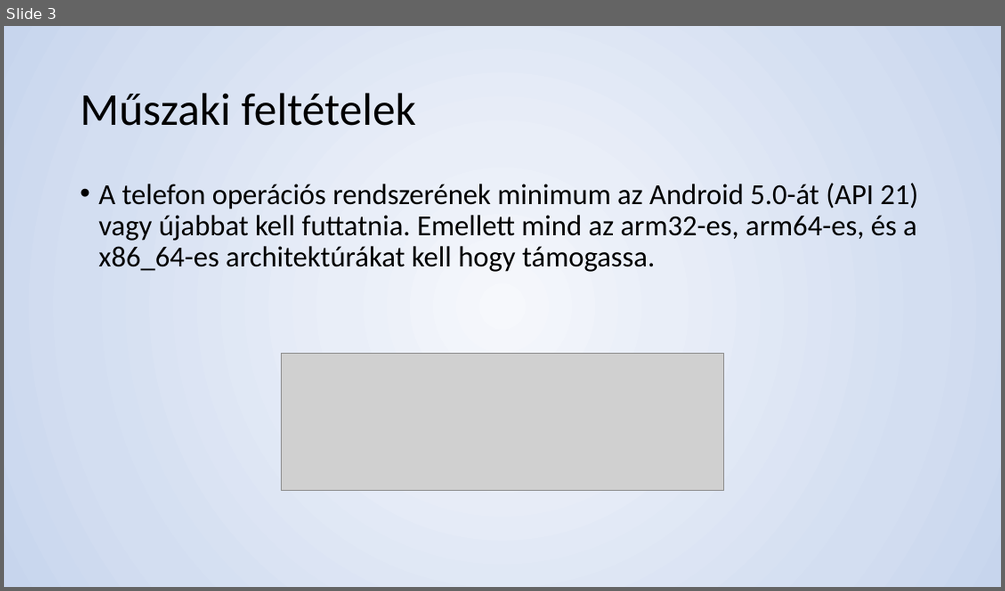
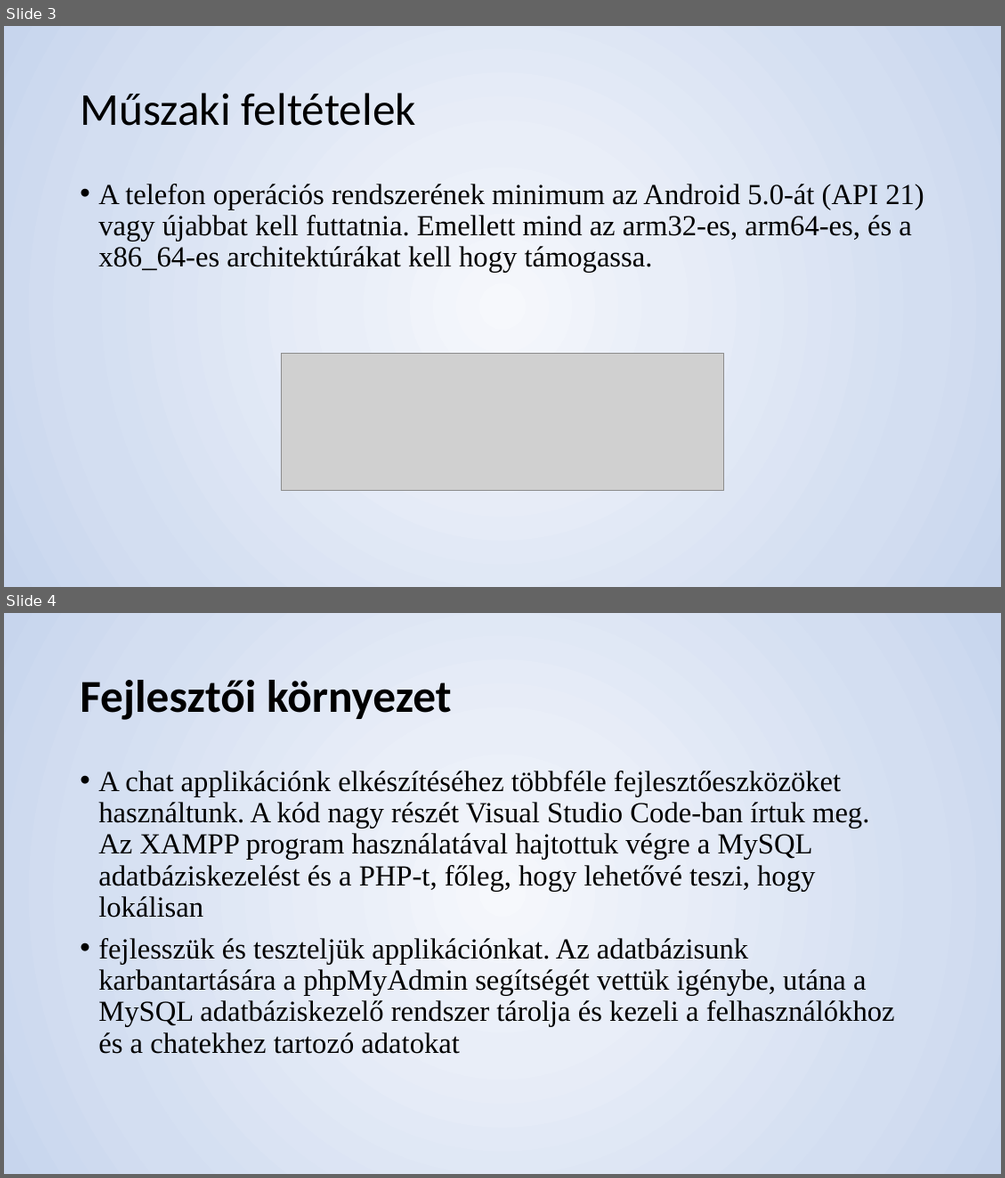
Before and after one commit to smolelevent/Messengeres-vizsgaremek, a slide deck: Chatex dokumentáció/presentation.pptx. Shown one above the other, each under a label of ours: slide 3 before the commit, slides 3 and 4 after it. The pictures are 1005x591 and 1005x1178 pixels, drawn with LibreOffice and Linux fonts; fonts in the diff are those of the drawing; grey boxes stand for pictures. Boxes give left, top, right and bottom in pixels: in the first picture for what was removed or moved away, otherwise in the second. Text is boxed around its words. In the diff, an @@ line names an element or a change of style, - is before the commit and + after.

```diff
--- a/Chatex dokumentáció/presentation.pptx
+++ b/Chatex dokumentáció/presentation.pptx
@@ slide 4 added at [4, 613, 1001, 1174], background gradient #F6F8FC to #E9EEF8 to #D3DEF1 to #C7D5ED @@
@@ title added at [80, 680, 451, 720], 44 pt, text #000000, bold @@
+Fejlesztői környezet
@@ text added at [98, 771, 895, 1054], 28 pt, text #000000 @@
+• A chat applikációnk elkészítéséhez többféle fejlesztőeszközöket használtunk. A kód nagy részét Visual Studio Code-ban írtuk meg.
+  Az XAMPP program használatával hajtottuk végre a MySQL adatbáziskezelést és a PHP-t, főleg, hogy lehetővé teszi, hogy lokálisan
+• fejlesszük és teszteljük applikációnkat. Az adatbázisunk karbantartására a phpMyAdmin segítségét vettük igénybe, utána a MySQL adatbáziskezelő rendszer tárolja és kezeli a felhasználókhoz és a chatekhez tartozó adatokat
@@ slide 3 changed as well @@
@@ text "A telefon operációs rendszerének minimum ..." at [98, 184, 923, 273]: font Calibri to Times New Roman @@
```
Also in this commit, not shown: 6 other slides changed, 3 other slides added, 1 other file.
